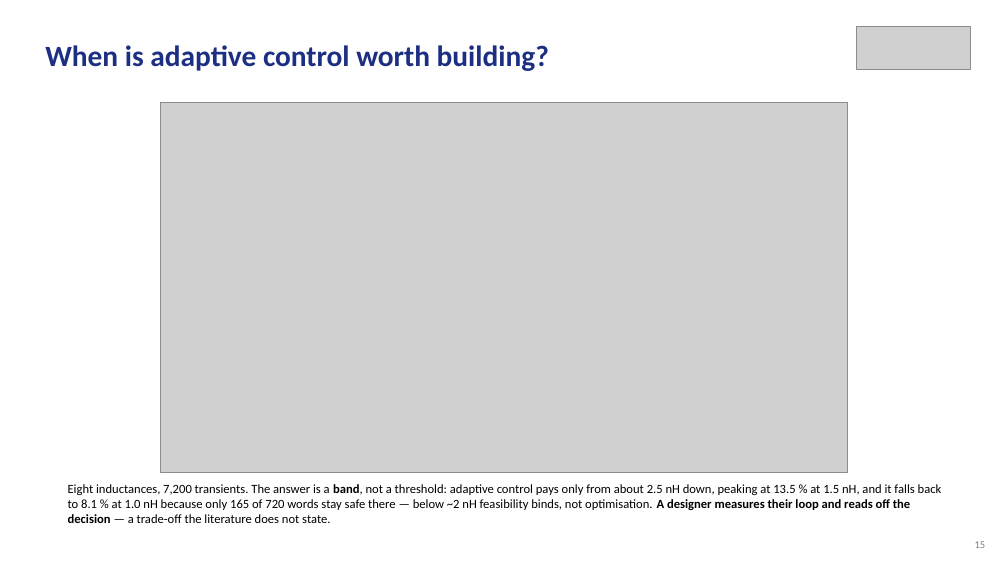
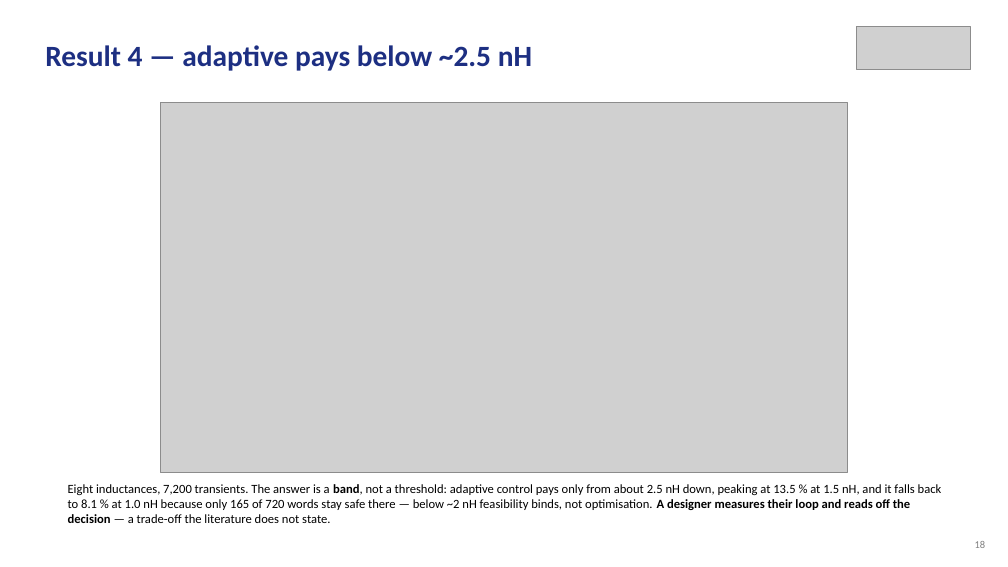
Before and after one commit to Amritha902/gan-driver, a slide deck: slide 18 of review/Review1_GaN_Segmented_Gate_Driver.pptx (slide 15 before the commit). Drawn at 1008x567 pixels with LibreOffice and Linux fonts; fonts in the diff are those of the drawing; grey boxes stand for pictures. Boxes give left, top, right and bottom in pixels: in the first picture for what was removed or moved away, otherwise in the second. Text is boxed around its words. In the diff, an @@ line names an element or a change of style, - is before the commit and + after.

```diff
--- a/review/Review1_GaN_Segmented_Gate_Driver.pptx
+++ b/review/Review1_GaN_Segmented_Gate_Driver.pptx
@@ text at (45, 45, 532, 71): text changed @@
-When is adaptive control worth building?
+Result 4 — adaptive pays below ~2.5 nH
```
Also in this commit, not shown: 14 other slides changed, 3 slides added, 16 other files.
